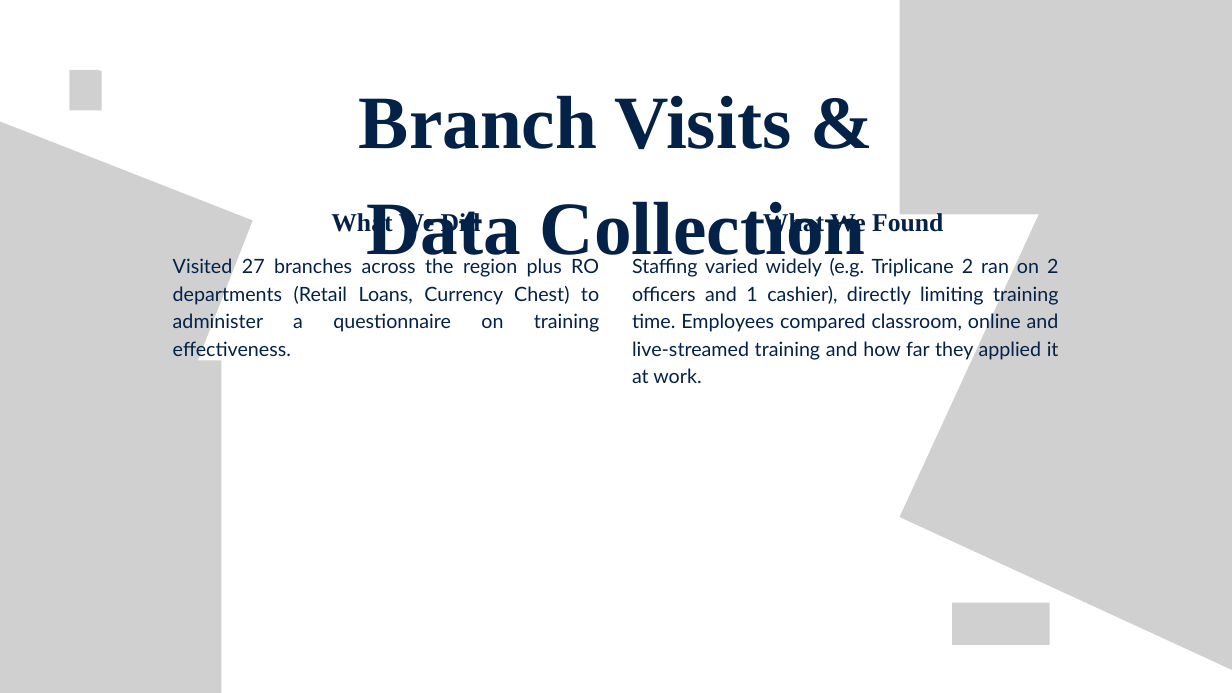
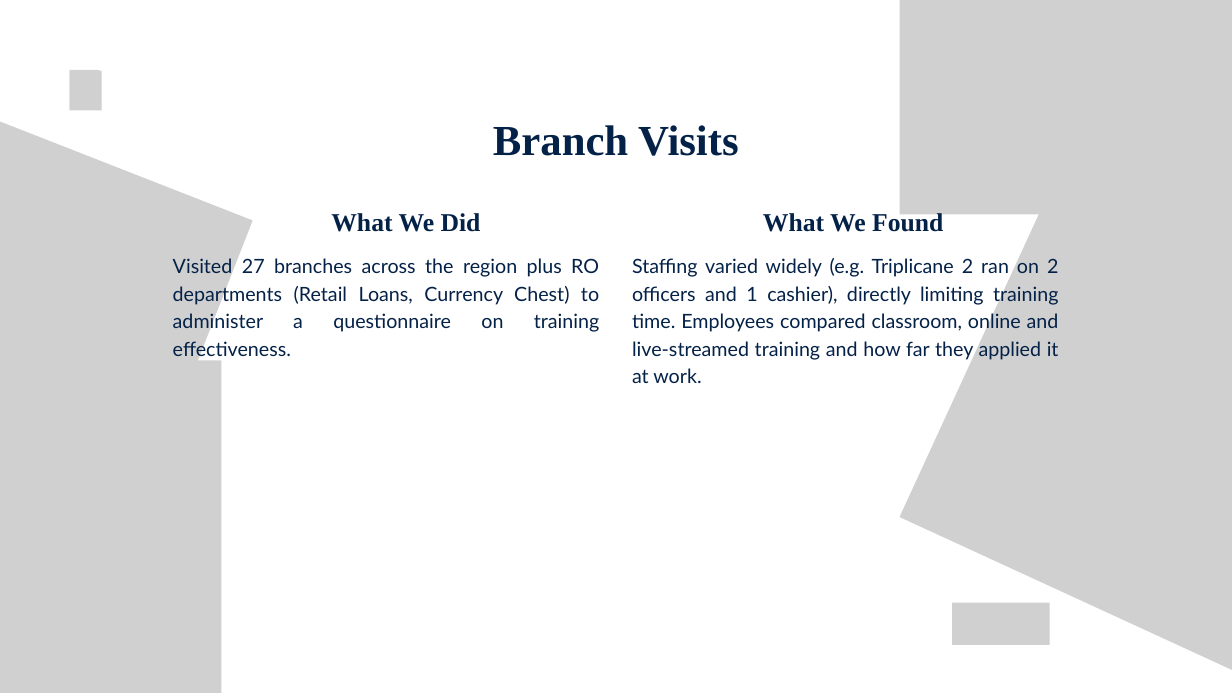
Before and after one commit to debanjanm/Sreetama-Ghosh-Ray, a slide deck: slide 8 of 306 - Internship 3/Internship 3 v2.pptx. Drawn at 1232x693 pixels with LibreOffice and Linux fonts; fonts in the diff are those of the drawing; grey boxes stand for pictures. Boxes give left, top, right and bottom in pixels: in the first picture for what was removed or moved away, otherwise in the second. Text is boxed around its words. In the diff, an @@ line names an element or a change of style, - is before the commit and + after.

```diff
--- a/306 - Internship 3/Internship 3 v2.pptx
+++ b/306 - Internship 3/Internship 3 v2.pptx
@@ text at <box>493,125,739,156</box>: text changed; size 88 to 50 pt @@
-Branch Visits & Data Collection
+Branch Visits
```
Also in this commit, not shown: 7 other slides changed.
